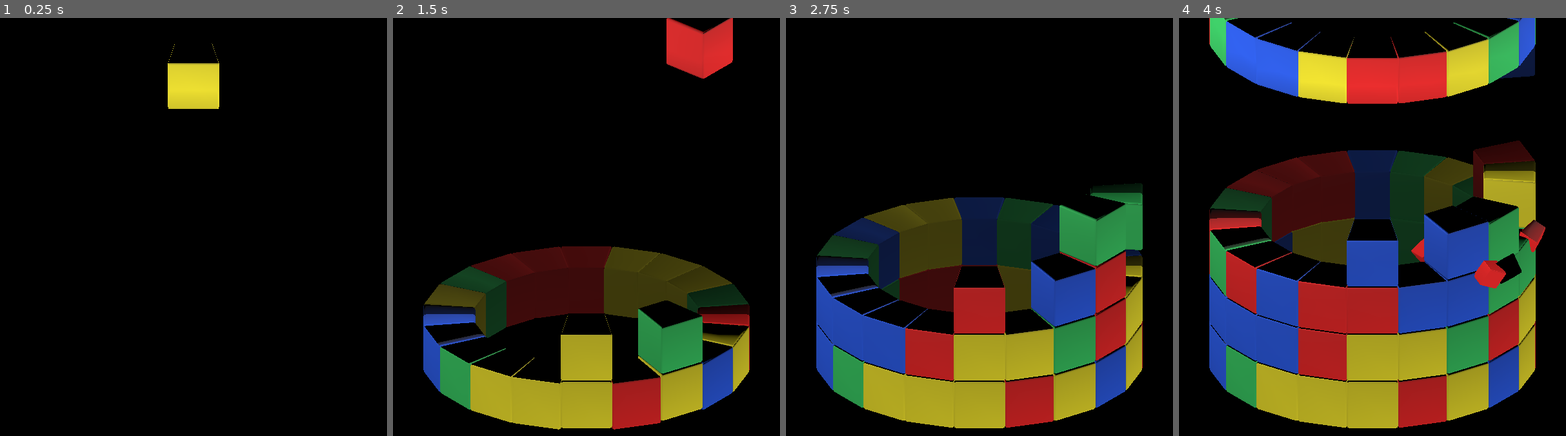
Above: before the commit, frames 1-4 (left to right).
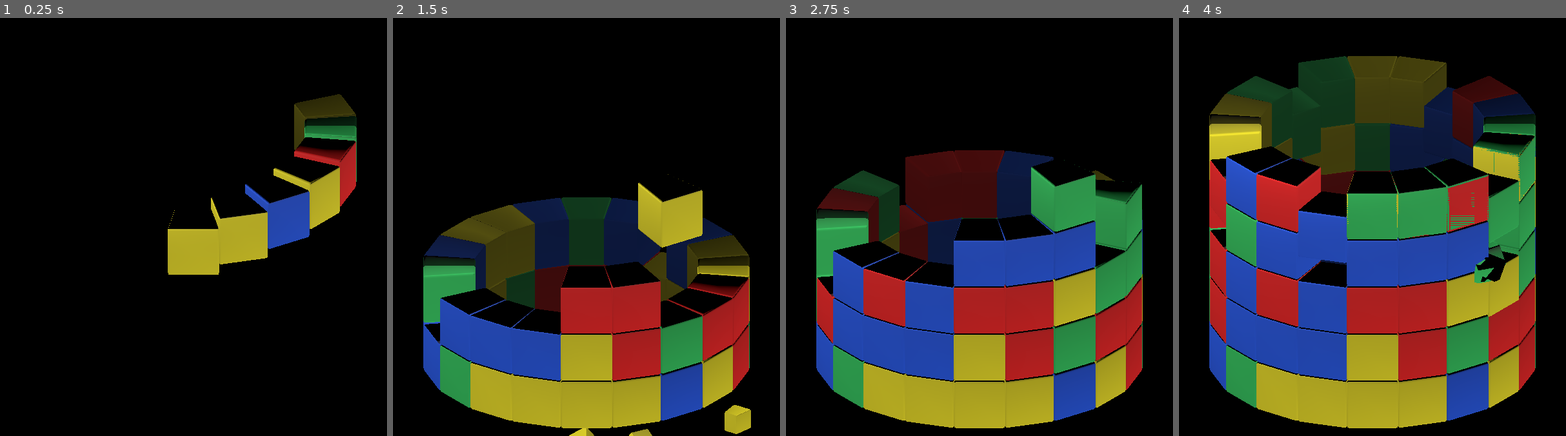
Above: after the commit, the same moments.

Repository: KasaiAi/Rotary
Game: Godot game, scene res://Scenes/level.tscn
Two runs of this game, one before a commit and one after it. Both use one fixed random seed, a clock stepped at 60 frames per second and the inputs below.
Inputs (mouse positions are in pixels of both pictures, inside the frame that each line leads up to):
- Up to frame 1 (0.25 s): no input
- Up to frame 2 (1.5 s): move the mouse to (671, 206) at 0.52 s; hold Right (ui_right) 0.53-1.28 s; click (671, 206) at 0.6 s; tap Space (ui_select) at 0.77 s; right-click (671, 206) at 0.8 s; move the mouse to (509, 247) at 1.27 s; hold Down (ui_down) from 1.28 s (still down); right-click (509, 247) at 1.35 s
- Up to frame 3 (2.75 s): tap Space (ui_select) at 1.52 s; click (902, 247) at 1.55 s; move the mouse to (1018, 135) at 2.02 s; release Down (ui_down) at 2.03 s; hold Right (ui_right) from 2.03 s (still down); click (1018, 135) at 2.1 s; right-click (1018, 135) at 2.3 s
- Up to frame 4 (4 s): move the mouse to (1353, 310) at 2.77 s; right-click (1353, 310) at 2.85 s; tap Space (ui_select) at 3.02, 3.77 s; click (1353, 310) at 3.05 s; move the mouse to (1488, 289) at 3.52 s; release Right (ui_right) at 3.53 s; hold Left (ui_left) from 3.53 s (still down); click (1488, 289) at 3.6 s; right-click (1488, 289) at 3.8 s

The runs differ from the first frame. In frame 1, 9.1% of the frame differs, in the area x 43-93%, y 6-62%; in frame 2, 33%; in frame 3, 34%; in frame 4, 54%, in the area x 7-95%, y 0-98%.
Error before the commit: Invalid call. Nonexistent function 'is_in_group' in base 'Nil'. (res://Scripts/level_control.gd:69)

Commit message:
Finished: Highlighting, drag and turn

Diff:
--- /dev/null
+++ b/Behaviors/drag.tscn
@@ -0,0 +1,6 @@
+[gd_scene load_steps=2 format=3 uid="uid://db0b0d56w4t7e"]
+
+[ext_resource type="Script" path="res://Scripts/drag.gd" id="1_ho5lx"]
+
+[node name="dragger" type="Node3D"]
+script = ExtResource("1_ho5lx")
--- a/Objects/ring.tscn
+++ b/Objects/ring.tscn
@@ -1,6 +1,7 @@
-[gd_scene load_steps=4 format=3 uid="uid://yrxljf6l4x0d"]
+[gd_scene load_steps=5 format=3 uid="uid://yrxljf6l4x0d"]
 
 [ext_resource type="Script" path="res://Scripts/ring.gd" id="1_rt7if"]
+[ext_resource type="PackedScene" uid="uid://db0b0d56w4t7e" path="res://Behaviors/drag.tscn" id="2_13h7d"]
 
 [sub_resource type="CylinderShape3D" id="1"]
 height = 0.12802
@@ -9,7 +10,7 @@
 [sub_resource type="CylinderShape3D" id="CylinderShape3D_5f8wq"]
 radius = 6.35068
 
-[node name="Ring" type="Area3D"]
+[node name="Ring" type="Area3D" groups=["rings"]]
 script = ExtResource("1_rt7if")
 
 [node name="Cell container" type="Node" parent="."]
@@ -22,3 +23,8 @@
 
 [node name="CollisionShape3D" type="CollisionShape3D" parent="."]
 shape = SubResource("CylinderShape3D_5f8wq")
+
+[node name="dragger" parent="." instance=ExtResource("2_13h7d")]
+
+[connection signal="mouse_entered" from="." to="." method="_on_mouse_entered"]
+[connection signal="mouse_exited" from="." to="." method="_on_mouse_exited"]
--- a/Scenes/level.tscn
+++ b/Scenes/level.tscn
@@ -1,9 +1,10 @@
-[gd_scene load_steps=7 format=3 uid="uid://6fx1sm06vjv6"]
+[gd_scene load_steps=8 format=3 uid="uid://6fx1sm06vjv6"]
 
 [ext_resource type="PackedScene" uid="uid://eu6w7qfmvc2y" path="res://Assets/Models/ref cylinder.glb" id="1"]
 [ext_resource type="Script" path="res://Scripts/level_control.gd" id="2"]
 [ext_resource type="PackedScene" uid="uid://yrxljf6l4x0d" path="res://Objects/ring.tscn" id="3_0jacf"]
 [ext_resource type="Texture2D" uid="uid://qilkrh46aof2" path="res://Assets/depth fade.png" id="3_rpk6y"]
+[ext_resource type="PackedScene" uid="uid://db0b0d56w4t7e" path="res://Behaviors/drag.tscn" id="4_vshgj"]
 
 [sub_resource type="BoxShape3D" id="BoxShape3D_j3kkm"]
 
@@ -12,7 +13,7 @@
 
 [node name="World" type="Node3D"]
 script = ExtResource("2")
-initialSpawn = 0
+initialSpawn = 20
 
 [node name="ref cylinder" parent="." instance=ExtResource("1")]
 transform = Transform3D(1, 0, 0, 0, 1, 0, 0, 0, 1, 0, -7, 0)
@@ -33,6 +34,8 @@
 
 [node name="Ring2" parent="Cylinder" instance=ExtResource("3_0jacf")]
 transform = Transform3D(1, 0, 0, 0, 1, 0, 0, 0, 1, 0, -2, 0)
+
+[node name="dragger" parent="Cylinder" instance=ExtResource("4_vshgj")]
 
 [node name="Spawner" type="Node3D" parent="."]
 transform = Transform3D(1, 0, 0, 0, 1, 0, 0, 0, 1, 0, 8, 0)
--- /dev/null
+++ b/Scripts/drag.gd
@@ -0,0 +1,14 @@
+extends Node3D
+
+var origin
+var newPos
+var rotating = false
+
+func _ready():
+	pass
+
+func _process(delta):
+	if rotating:
+		newPos = get_viewport().get_mouse_position().x
+		get_parent().rotate_y((newPos - origin) * .2 * delta)
+		origin = newPos
--- a/Scripts/level_control.gd
+++ b/Scripts/level_control.gd
@@ -47,7 +47,7 @@
 	newCell.transform = $Spawner.transform
 	newCell.translate_object_local(Vector3(0,0,5.25))
 
-	add_child(newCell)
+	$Cylinder/Ring.add_child(newCell)
 #	append cell to array
 #	set cell as child of a ring by level -> match position.y < X > position.y: remove_child(), add_child()
 #	set collision_mask to array.j
@@ -63,11 +63,7 @@
 #		game over
 
 func _process(_delta):
-	var selected = raycast_object()
-
-	if Input.is_action_just_pressed("click"):
-		if selected.is_in_group("rings"):
-			selected.drag()
+	var object = raycast_object()
 
 	if Input.is_action_just_pressed("ui_select"):
 		spawn_ring()
@@ -78,14 +74,20 @@
 	if Input.is_action_just_pressed("ui_right"):
 		move_spawn_point()
 	if Input.is_action_just_released("click"):
-		if selected != null and selected.is_in_group("cells"):
-			selected.breakup()
+		if object != null and object.is_in_group("cells"):
+			object.breakup()
 		spawn_cell()
 		move_spawn_point()
 
-	print(selected)
+	if Input.is_action_just_pressed("drag"):
+		$Cylinder/dragger.origin = get_viewport().get_mouse_position().x
+		$Cylinder/dragger.rotating = true
+	if Input.is_action_just_released("drag"):
+		$Cylinder/dragger.rotating = false
+
+#	print(object)
 #	print(raycast_object())
-#	if Input.is_action_just_released("drag"):
+#	if Input.is_action_just_pressed("drag"):
 #		spin()
 
 #	mousePos = get_viewport().get_mouse_position()
--- a/Scripts/ring.gd
+++ b/Scripts/ring.gd
@@ -2,17 +2,32 @@
 
 var selected = false
 
+func _on_mouse_entered():
+	selected = true
 
-func _on_area_entered():
-	for i in $"Cell container".get_children():
-		if i.is_in_group("cells"):
-			i.get_node("Mesh").material_overlay = load("res://Assets/Materials/selection_highlight.tres")
+func _on_mouse_exited():
+	selected = false
 
-func _on_area_exited():
-	for i in $"Cell container".get_children():
-		if i.is_in_group("cells"):
-			i.get_node("Mesh").material_overlay = null
+func drag():
+	if Input.is_action_just_pressed("click"):
+		print("OOOOH HE DRAGGIN'")
+		$dragger.origin = get_viewport().get_mouse_position().x
+		$dragger.rotating = true
+	if Input.is_action_just_released("click"):
+		$dragger.rotating = false
 
+func _process(delta):
+	if selected:
+		for i in get_children():
+			if i.is_in_group("cells") and not i.get_node("Mesh").material_overlay:
+				i.get_node("Mesh").material_overlay = load("res://Assets/Materials/selection_highlight.tres")
+
+		drag()
+
+	else:
+		for i in get_children():
+			if i.is_in_group("cells") and i.get_node("Mesh").material_overlay:
+				i.get_node("Mesh").material_overlay = null
 
 #cLIecK
 #rOtAT e
